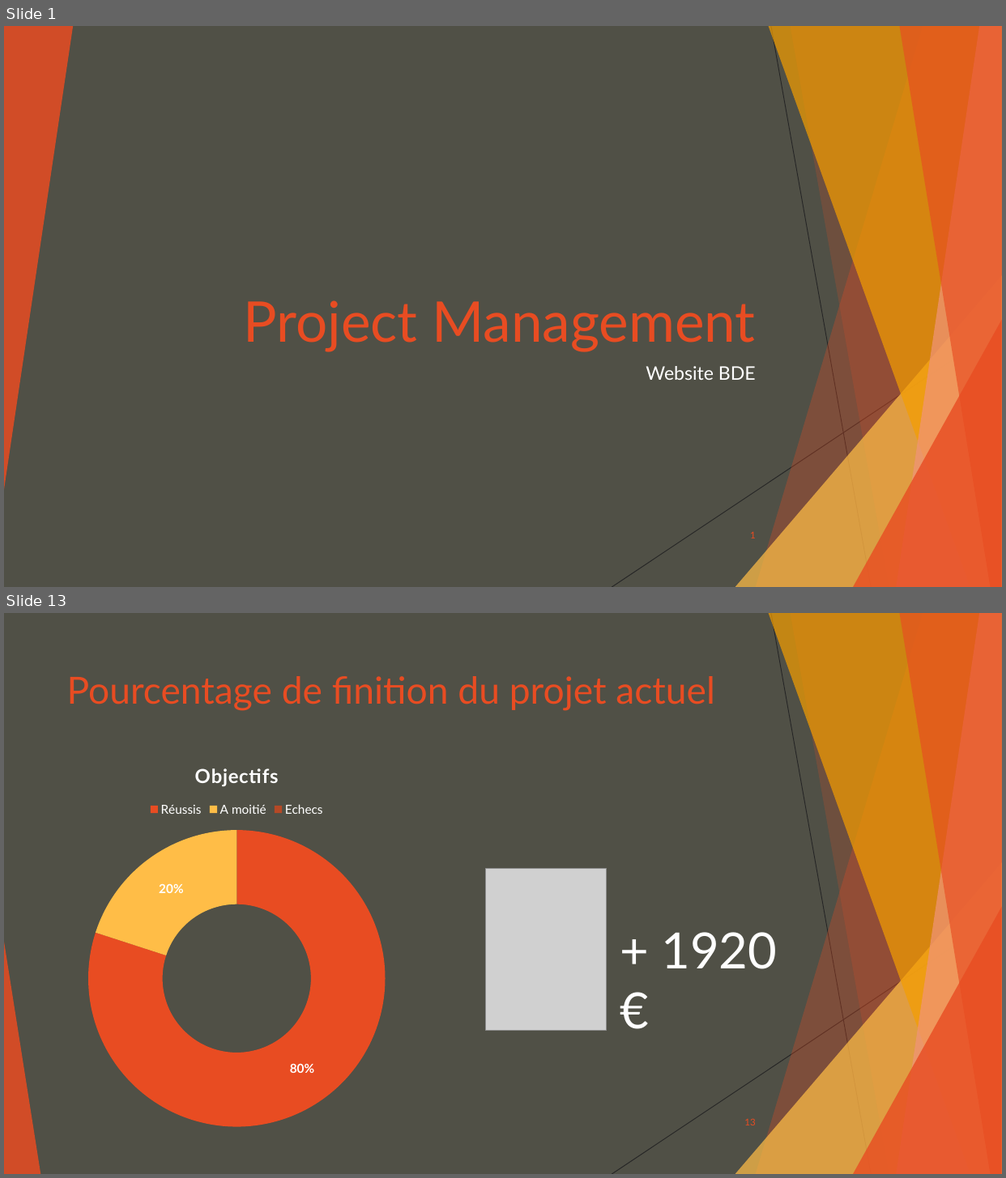
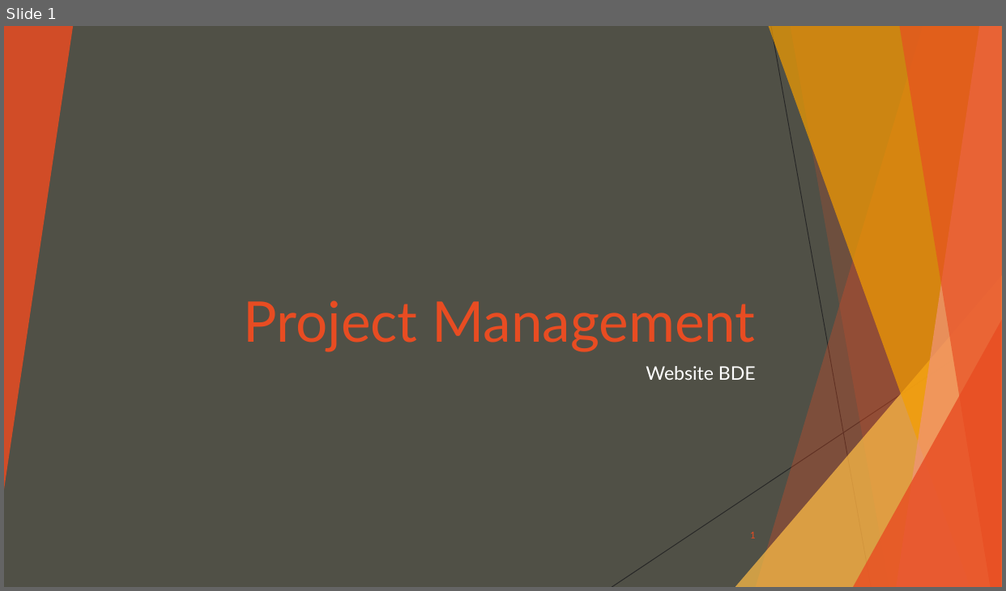
Before and after one commit to Happocalypse/ProjetSiteWebBDE, a slide deck: Project Management.pptx. Shown one above the other, each under a label of ours: slides 1 and 13 before the commit, slide 1 after it; the slides between them are not shown. The pictures are 1006x1178 and 1006x591 pixels, drawn with LibreOffice and Linux fonts; fonts in the diff are those of the drawing; grey boxes stand for pictures. Boxes give left, top, right and bottom in pixels: in the first picture for what was removed or moved away, otherwise in the second. Text is boxed around its words. In the diff, an @@ line names an element or a change of style, - is before the commit and + after.

```diff
--- a/Project Management.pptx
+++ b/Project Management.pptx
@@ slide 13 removed at bbox=[4, 613, 1002, 1174], background #505046; not listed: 9 template elements that a slide beside it also shows @@
@@ title removed at bbox=[67, 676, 715, 711] @@
-Pourcentage de finition du projet actuel
@@ doughnut chart removed at bbox=[4, 747, 514, 1138] @@
-title "Objectifs"
-categories: Réussis, A moitié, Echecs
-Objectifs: 80, 20, -
@@ picture removed at bbox=[486, 869, 607, 1031] @@
@@ triangle removed at bbox=[4, 942, 40, 1174] @@
@@ text removed at bbox=[661, 932, 777, 969] @@
-+ 1920 €
@@ page number removed at bbox=[744, 1118, 755, 1126] @@
-13
```
Also in this commit, not shown: 1 slide changed, 11 slides added, 12 other slides removed, 1 other file.
